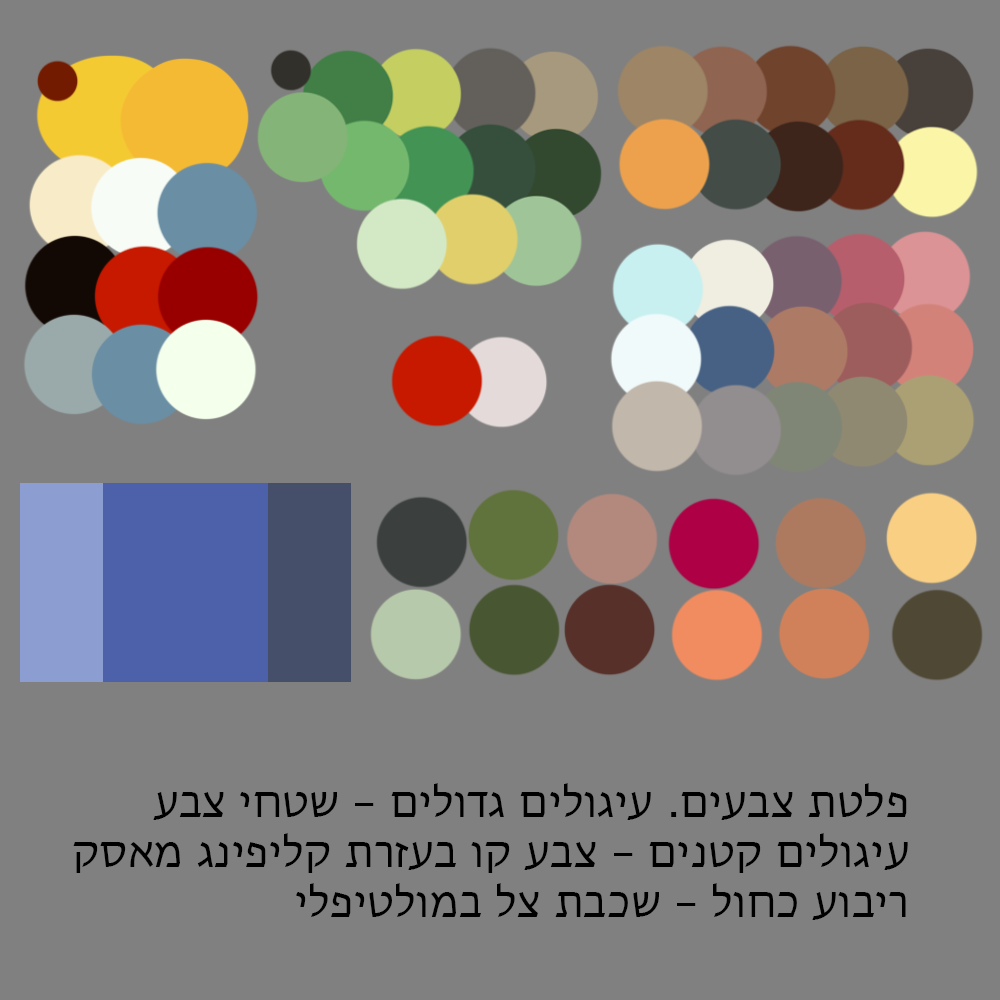
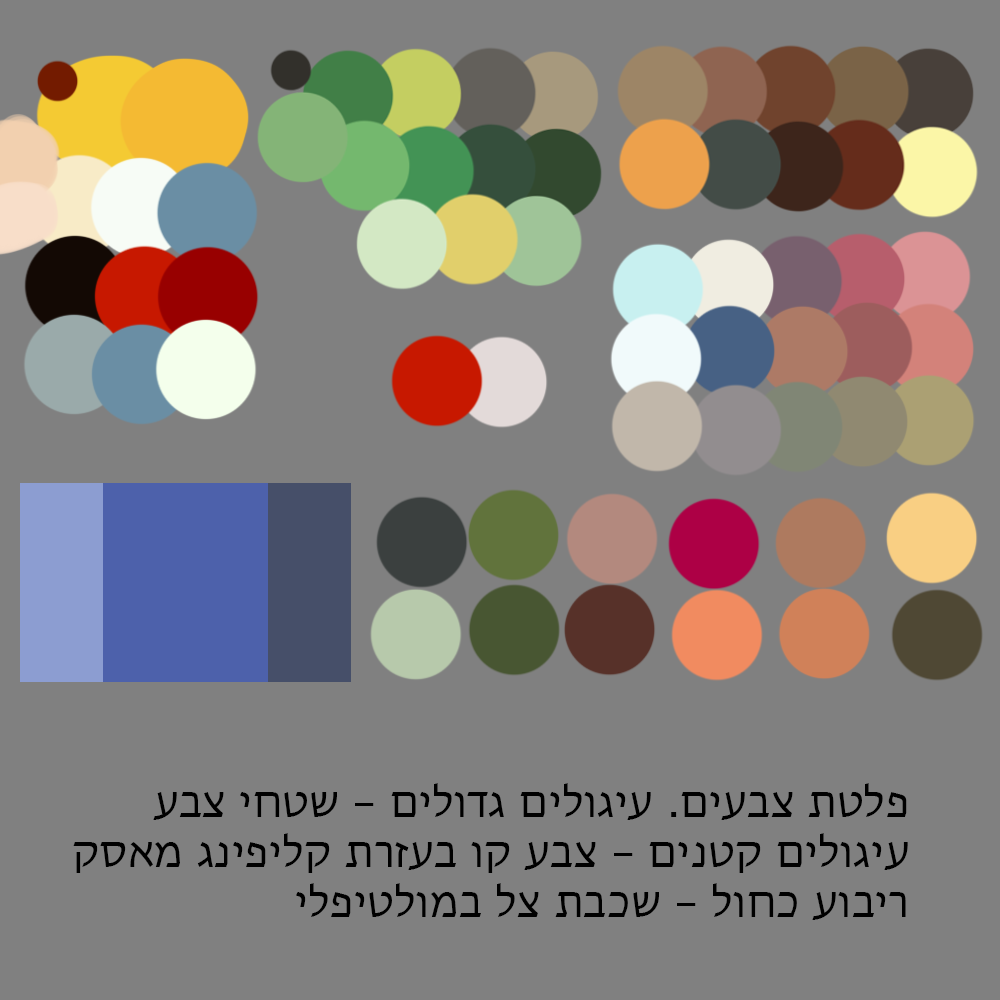
Two versions of the same layered image (1000x1000). Layer-by-layer changes:
painted on "Ruty" over 0, 114, 60, 255
